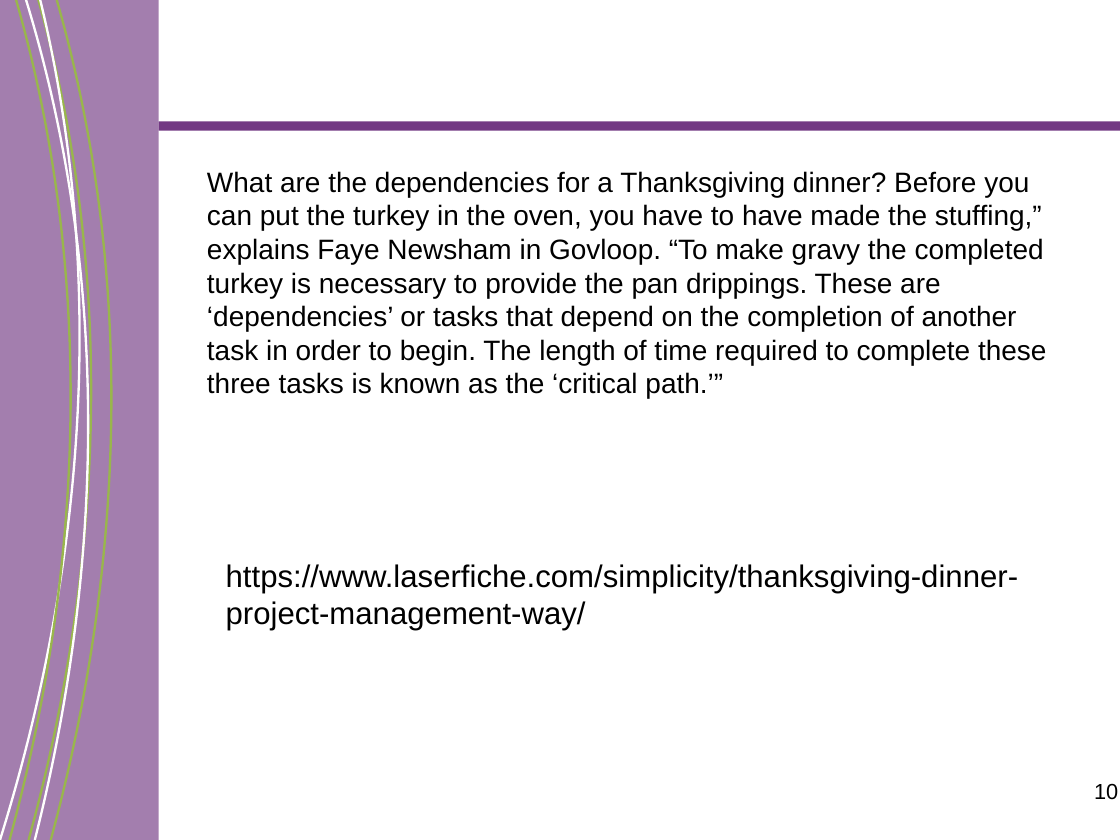
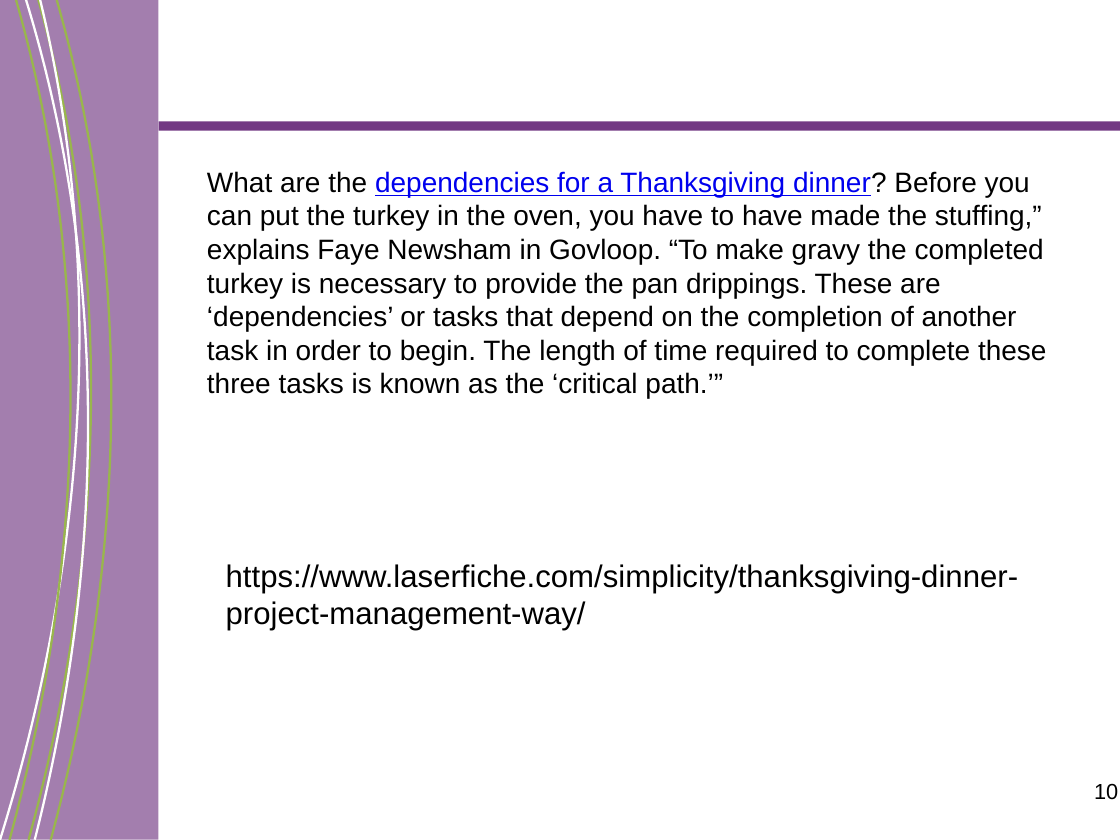
Before and after one commit to ChefPlex/teaching-notes, a slide deck: slide 10 of project-management/year-up/Year Up - ProSkills 101_ThanksGiving_Fall2016.ppt. Drawn at 1120x840 pixels with LibreOffice and Linux fonts; fonts in the diff are those of the drawing; background and template pictures are left out. Boxes give left, top, right and bottom in pixels: in the first picture for what was removed or moved away, otherwise in the second. Text is boxed around its words. In the diff, an @@ line names an element or a change of style, - is before the commit and + after.

```diff
--- a/project-management/year-up/Year Up - ProSkills 101_ThanksGiving_Fall2016.ppt
+++ b/project-management/year-up/Year Up - ProSkills 101_ThanksGiving_Fall2016.ppt
@@ freeform shape at <box>0,0,119,840</box>: outline #FFFFFE 1.5 pt to #FFFFFE 1.47 pt; outline redrawn @@
@@ freeform shape at <box>10,0,109,840</box>: outline #99B64C 1.5 pt to #99B64C 1.47 pt; outline redrawn @@
@@ freeform shape at <box>26,0,124,840</box>: outline #FFFFFE 1.5 pt to #FFFFFE 1.47 pt; outline redrawn @@
@@ freeform shape at <box>28,0,129,840</box>: outline #99B64C 1.5 pt to #99B64C 1.47 pt @@
@@ freeform shape at <box>51,0,148,839</box>: outline #99B64C 1.5 pt to #99B64C 1.47 pt @@
@@ text "What are the dependencies for ..." at <box>207,171,1046,399</box>: text colour #000000 to #0000EE, underline on in "dependencies for a Thanksgiving dinner?" @@
```
Also in this commit, not shown: 13 other slides changed, 6 other files.
